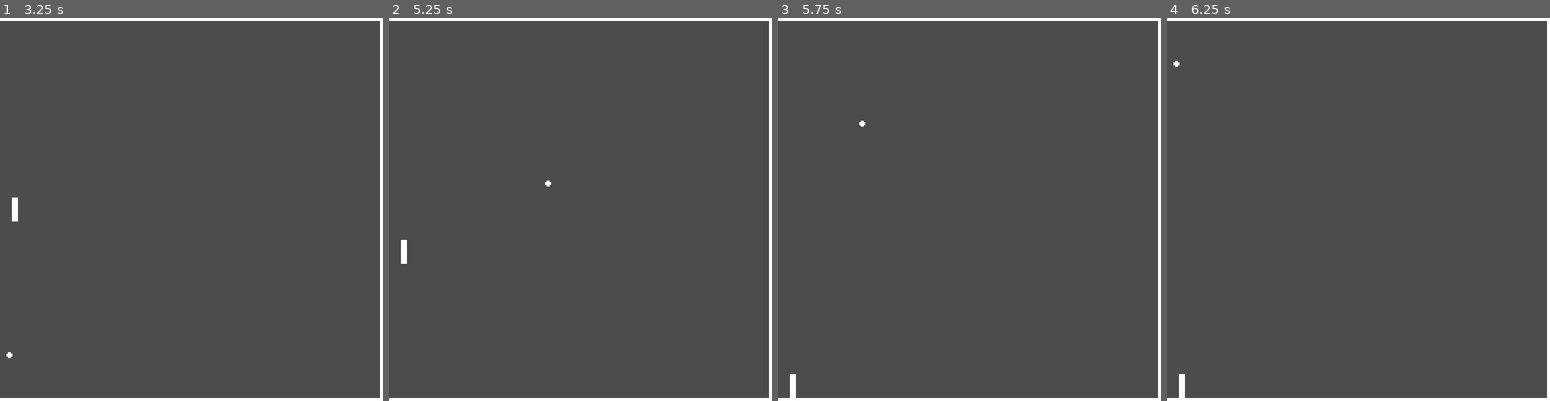
Above: before the commit, frames 1-4 (left to right).
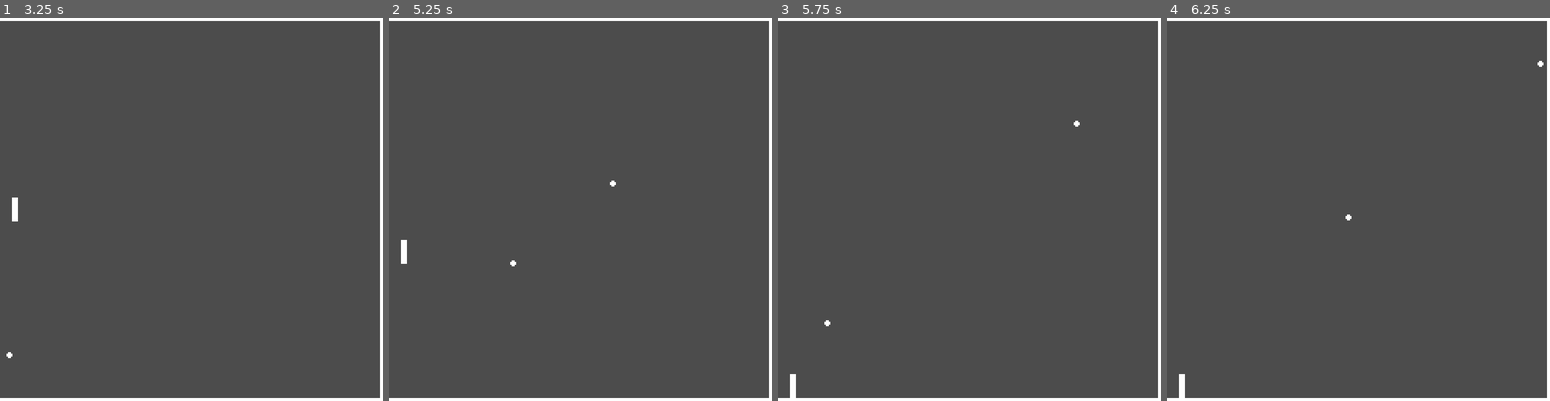
Above: after the commit, the same moments.

Repository: sakkaku-dev/ping-pong
Game: Godot game, scene res://scenes/Game.tscn
Two runs of this game, one before a commit and one after it. Both use one fixed random seed, a clock stepped at 60 frames per second and the inputs below.
Inputs (mouse positions are in pixels of both pictures, inside the frame that each line leads up to):
- Up to frame 1 (3.25 s): tap Enter (ui_accept) at 0.5, 0.77, 1.25 s; move the mouse to (275, 190) at 0.52 s; hold Right (move_right, bound only after the commit) 0.53-1.25 s; click (275, 190) at 0.67 s; drag from (114, 228) to (172, 286) at 1.27 s; tap Escape (start) at 2 s; move the mouse to (229, 125) at 2.02 s; hold Right (move_right, bound only after the commit) 2.03-2.75 s; drag from (172, 286) to (76, 152) at 2.77 s
- Up to frame 2 (5.25 s): tap Enter (ui_accept) at 3.5, 3.77 s; move the mouse to (695, 266) at 3.52 s; hold A (move_left, bound only after the commit) 3.53-4.25 s; drag from (465, 152) to (523, 113) at 4.27 s; tap Escape (start) at 5 s; move the mouse to (599, 209) at 5.02 s; hold S (move_down) from 5.03 s (still down); click (599, 209) at 5.17 s
- Up to frame 3 (5.75 s): keep holding S (move_down)
- Up to frame 4 (6.25 s): release S (move_down) at 5.75 s; drag from (1301, 113) to (1281, 228) at 5.77 s

Frame 1 is identical in both runs. In frame 2, less than 0.1% of the frame differs, in the area x 31-60%, y 42-65%; in frame 3, less than 0.1%; in frame 4, less than 0.1%.

Commit message:
Respawn ball

Diff:
--- a/project.godot
+++ b/project.godot
@@ -124,13 +124,27 @@
 , Object(InputEventKey,"resource_local_to_scene":false,"resource_name":"","device":0,"alt":false,"shift":false,"control":false,"meta":false,"command":false,"pressed":false,"scancode":16777217,"unicode":0,"echo":false,"script":null)
  ]
 }
+move_left={
+"deadzone": 0.5,
+"events": [ Object(InputEventKey,"resource_local_to_scene":false,"resource_name":"","device":0,"alt":false,"shift":false,"control":false,"meta":false,"command":false,"pressed":false,"scancode":65,"unicode":0,"echo":false,"script":null)
+, Object(InputEventJoypadMotion,"resource_local_to_scene":false,"resource_name":"","device":0,"axis":0,"axis_value":-1.0,"script":null)
+, Object(InputEventKey,"resource_local_to_scene":false,"resource_name":"","device":0,"alt":false,"shift":false,"control":false,"meta":false,"command":false,"pressed":false,"scancode":16777231,"unicode":0,"echo":false,"script":null)
+ ]
+}
+move_right={
+"deadzone": 0.5,
+"events": [ Object(InputEventKey,"resource_local_to_scene":false,"resource_name":"","device":0,"alt":false,"shift":false,"control":false,"meta":false,"command":false,"pressed":false,"scancode":16777233,"unicode":0,"echo":false,"script":null)
+, Object(InputEventKey,"resource_local_to_scene":false,"resource_name":"","device":0,"alt":false,"shift":false,"control":false,"meta":false,"command":false,"pressed":false,"scancode":68,"unicode":0,"echo":false,"script":null)
+, Object(InputEventJoypadMotion,"resource_local_to_scene":false,"resource_name":"","device":0,"axis":0,"axis_value":1.0,"script":null)
+ ]
+}
 
 [layer_names]
 
 2d_physics/layer_1="objects"
 2d_physics/layer_2="player"
-2d_physics/layer_3="enemy"
-2d_physics/layer_4="player_hurtbox"
+2d_physics/layer_3="ball"
+2d_physics/layer_4="player_wall"
 2d_physics/layer_5="enemy_hurtbox"
 2d_physics/layer_6="bounce"
 
--- a/scenes/ball/Ball.tscn
+++ b/scenes/ball/Ball.tscn
@@ -7,7 +7,7 @@
 radius = 2.5
 
 [node name="Ball" type="KinematicBody2D"]
-collision_layer = 0
+collision_layer = 4
 collision_mask = 32
 script = ExtResource( 2 )
 
--- a/scenes/controller/PlayerController.gd
+++ b/scenes/controller/PlayerController.gd
@@ -8,4 +8,7 @@
 		get_tree().set_input_as_handled()
 
 func get_motion() -> Vector2:
-	return Vector2(0, input.get_action_strength("move_down") - input.get_action_strength("move_up"))
+	return Vector2(
+		input.get_action_strength("move_left") - input.get_action_strength("move_right"),
+		input.get_action_strength("move_down") - input.get_action_strength("move_up")
+	)
--- a/scenes/paddle/Paddle.gd
+++ b/scenes/paddle/Paddle.gd
@@ -5,10 +5,18 @@
 
 var ctrl: PaddleController
 var velocity = Vector2.ZERO
+var lock_direction = Vector2.ZERO
 
 func _physics_process(delta):
 	if not ctrl: return
 
 	var motion = ctrl.get_motion()
 	velocity = velocity.move_toward(motion * speed, acceleration * delta)
+
+	if lock_direction.length() > 0:
+		if lock_direction.y != 0:
+			velocity.x = 0
+		elif lock_direction.x != 0:
+			velocity.y = 0
+
 	velocity = move_and_slide(velocity)
--- a/scenes/worlds/Wall.gd
+++ b/scenes/worlds/Wall.gd
@@ -2,22 +2,29 @@
 
 class_name Wall
 
+signal ball_passed
+
 export var player_wall_offset = 10
+export var lock_direction = Vector2.ZERO
 
 onready var sprite = $Sprite
 
-var paddle_spawned = false setget ,get_paddle_spawned
-
-func get_paddle_spawned() -> bool:
+func is_paddle_spawned() -> bool:
 	return not sprite.visible
 
 func set_paddle(paddle: Node2D) -> void:
 	paddle.transform = transform
 	var center_dir = (_get_viewport_center() - transform.origin).normalized()
 	paddle.transform.origin += center_dir * player_wall_offset
+	paddle.lock_direction = lock_direction
 	set_collision_layer_bit(5, false)
 	sprite.hide()
 
 func _get_viewport_center() -> Vector2:
 	var rect = get_viewport_rect().size
 	return rect / 2
+
+
+func _on_Area2D_body_entered(body: Node):
+	body.queue_free()
+	emit_signal("ball_passed")
--- a/scenes/worlds/Wall.tscn
+++ b/scenes/worlds/Wall.tscn
@@ -1,10 +1,13 @@
-[gd_scene load_steps=4 format=2]
+[gd_scene load_steps=5 format=2]
 
 [ext_resource path="res://scenes/worlds/Wall.gd" type="Script" id=1]
 [ext_resource path="res://scenes/paddle/paddle.png" type="Texture" id=2]
 
 [sub_resource type="RectangleShape2D" id=1]
 extents = Vector2( 2, 128 )
+
+[sub_resource type="RectangleShape2D" id=2]
+extents = Vector2( 2, 140 )
 
 [node name="Wall" type="StaticBody2D"]
 collision_layer = 33
@@ -20,3 +23,12 @@
 
 [node name="CollisionShape2D" type="CollisionShape2D" parent="."]
 shape = SubResource( 1 )
+
+[node name="Area2D" type="Area2D" parent="."]
+position = Vector2( -10, 0 )
+collision_layer = 0
+collision_mask = 4
+
+[node name="CollisionShape2D" type="CollisionShape2D" parent="Area2D"]
+shape = SubResource( 2 )
+[connection signal="body_entered" from="Area2D" to="." method="_on_Area2D_body_entered"]
--- a/scenes/worlds/World.gd
+++ b/scenes/worlds/World.gd
@@ -9,6 +9,7 @@
 func _ready():
 	for child in get_children():
 		if child is Wall:
+			child.connect("ball_passed", self, "call_deferred", ["spawn_ball"])
 			walls.append(child)
 
 
@@ -38,7 +39,7 @@
 
 func get_first_available_wall() -> Node2D:
 	for wall in walls:
-		if not wall.paddle_spawned:
+		if not wall.is_paddle_spawned():
 			return wall
 	return null
 
--- a/scenes/worlds/World1.tscn
+++ b/scenes/worlds/World1.tscn
@@ -8,15 +8,19 @@
 
 [node name="LeftWall" parent="." instance=ExtResource( 1 )]
 position = Vector2( 0, 128 )
+lock_direction = Vector2( 0, 1 )
 
 [node name="RightWall" parent="." instance=ExtResource( 1 )]
 position = Vector2( 256, 128 )
 rotation = 3.14159
+lock_direction = Vector2( 0, 1 )
 
 [node name="TopWall" parent="." instance=ExtResource( 1 )]
 position = Vector2( 128, 0 )
 rotation = 1.5708
+lock_direction = Vector2( 1, 0 )
 
 [node name="BottomWall" parent="." instance=ExtResource( 1 )]
 position = Vector2( 128, 256 )
 rotation = 4.71239
+lock_direction = Vector2( 1, 0 )
